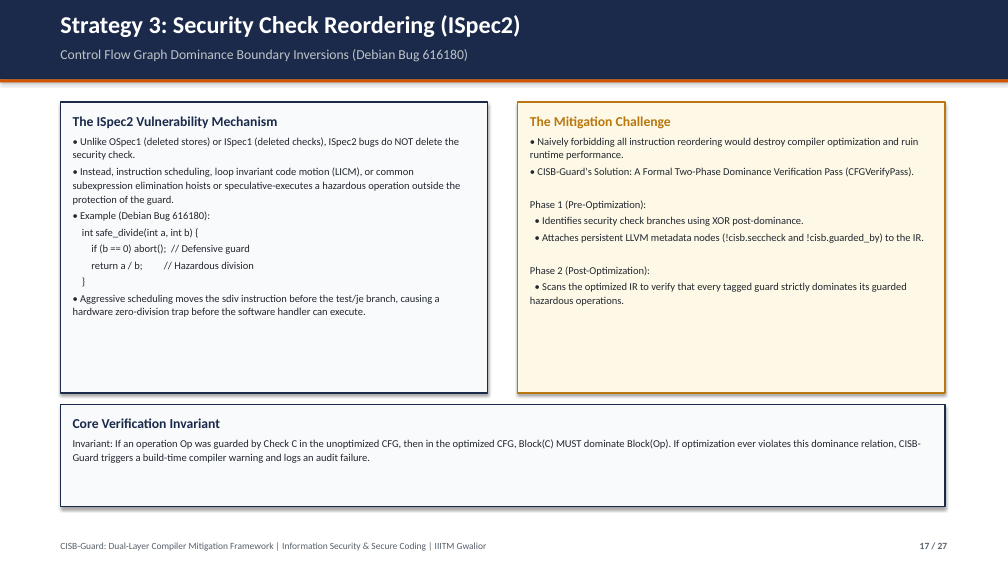
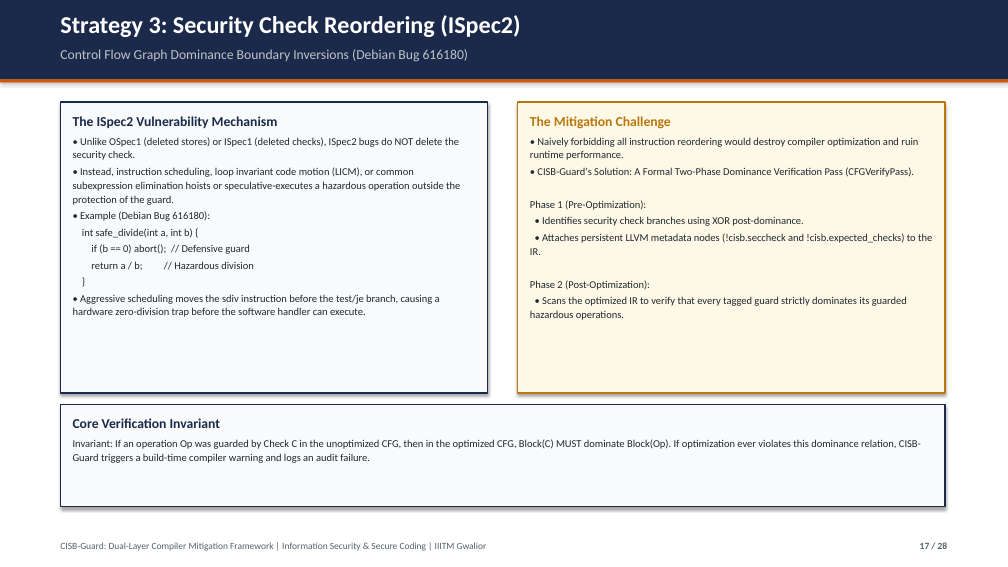
Before and after one commit to Rohinth-S/CISB-compiler-induced-security-bugs, a slide deck: slide 17 of CISB-Guard-Presentation.pptx. Drawn at 1008x567 pixels with LibreOffice and Linux fonts; fonts in the diff are those of the drawing. Boxes give left, top, right and bottom in pixels: in the first picture for what was removed or moved away, otherwise in the second. Text is boxed around its words. In the diff, an @@ line names an element or a change of style, - is before the commit and + after.

Commit message:
docs: update academic conference presentation to 28 slides fully synced with LLVM 18 passes, CI harness, and Pareto benchmarks

```diff
--- a/CISB-Guard-Presentation.pptx
+++ b/CISB-Guard-Presentation.pptx
@@ text at (530, 233, 932, 255): text changed @@
-• Attaches persistent LLVM metadata nodes (!cisb.seccheck and !cisb.guarded_by) to the IR.
+• Attaches persistent LLVM metadata nodes (!cisb.seccheck and !cisb.expected_checks) to the IR.
```
Also in this commit, not shown: 26 other slides changed, 1 slide added.
